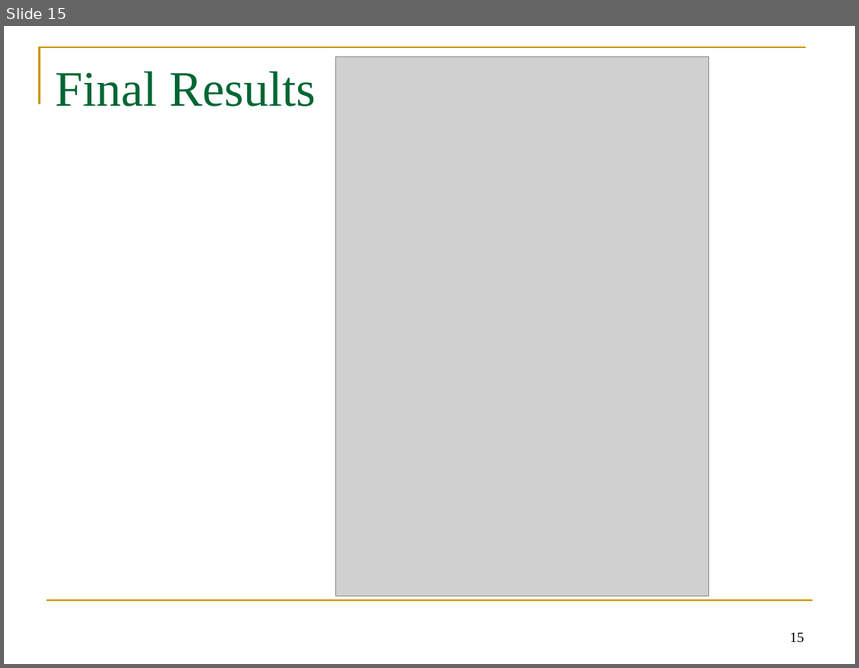
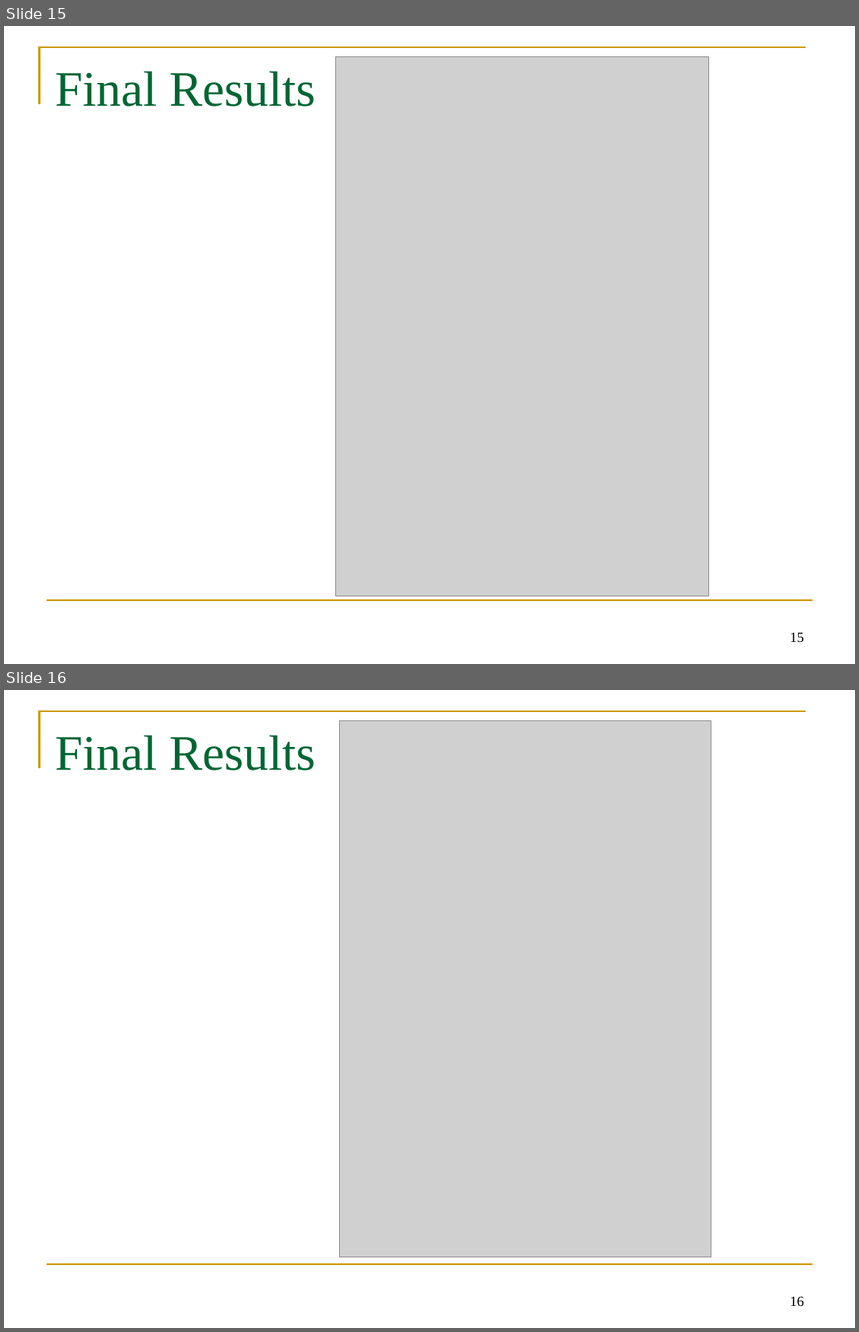
Before and after one commit to willemfrishert/pbrtbssrdf, a slide deck: doc/Subsurface Scattering.ppt. Shown one above the other, each under a label of ours: slide 15 before the commit, slides 15 and 16 after it. The pictures are 859x668 and 859x1332 pixels, drawn with LibreOffice and Linux fonts; fonts in the diff are those of the drawing; grey boxes stand for pictures. Boxes give left, top, right and bottom in pixels: in the first picture for what was removed or moved away, otherwise in the second. Text is boxed around its words. In the diff, an @@ line names an element or a change of style, - is before the commit and + after.

```diff
--- a/doc/Subsurface Scattering.ppt
+++ b/doc/Subsurface Scattering.ppt
@@ slide 16 added at box(4, 690, 855, 1328), background #FFFFFF; not listed: 2 template elements that a slide beside it also shows @@
@@ title added at box(55, 735, 316, 771), 42 pt, text #006633 @@
+Final Results
@@ picture added at box(339, 720, 712, 1257) @@
@@ page number added at box(790, 1296, 804, 1307), 12 pt, text #000000 @@
+16
```
